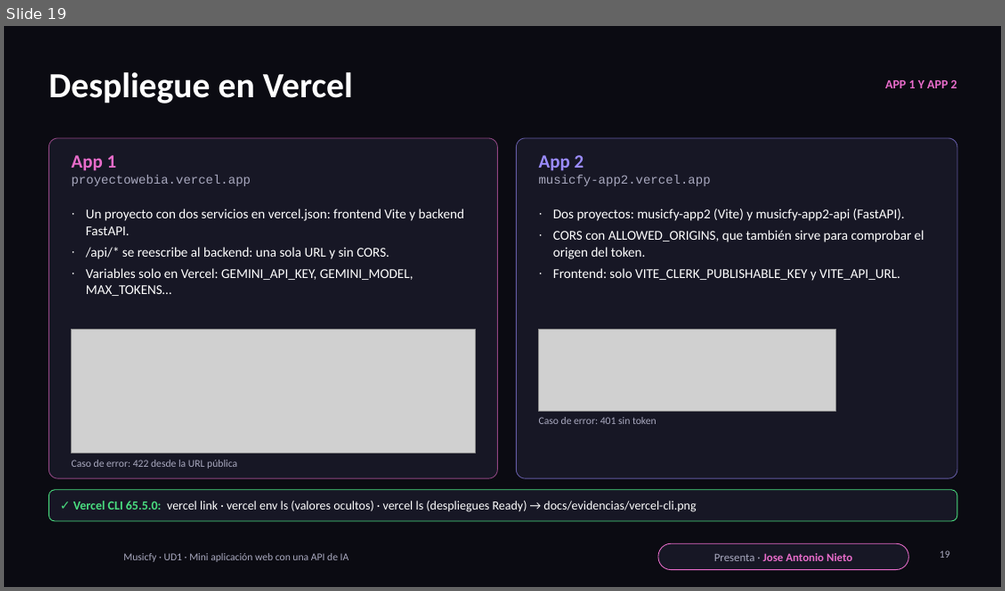
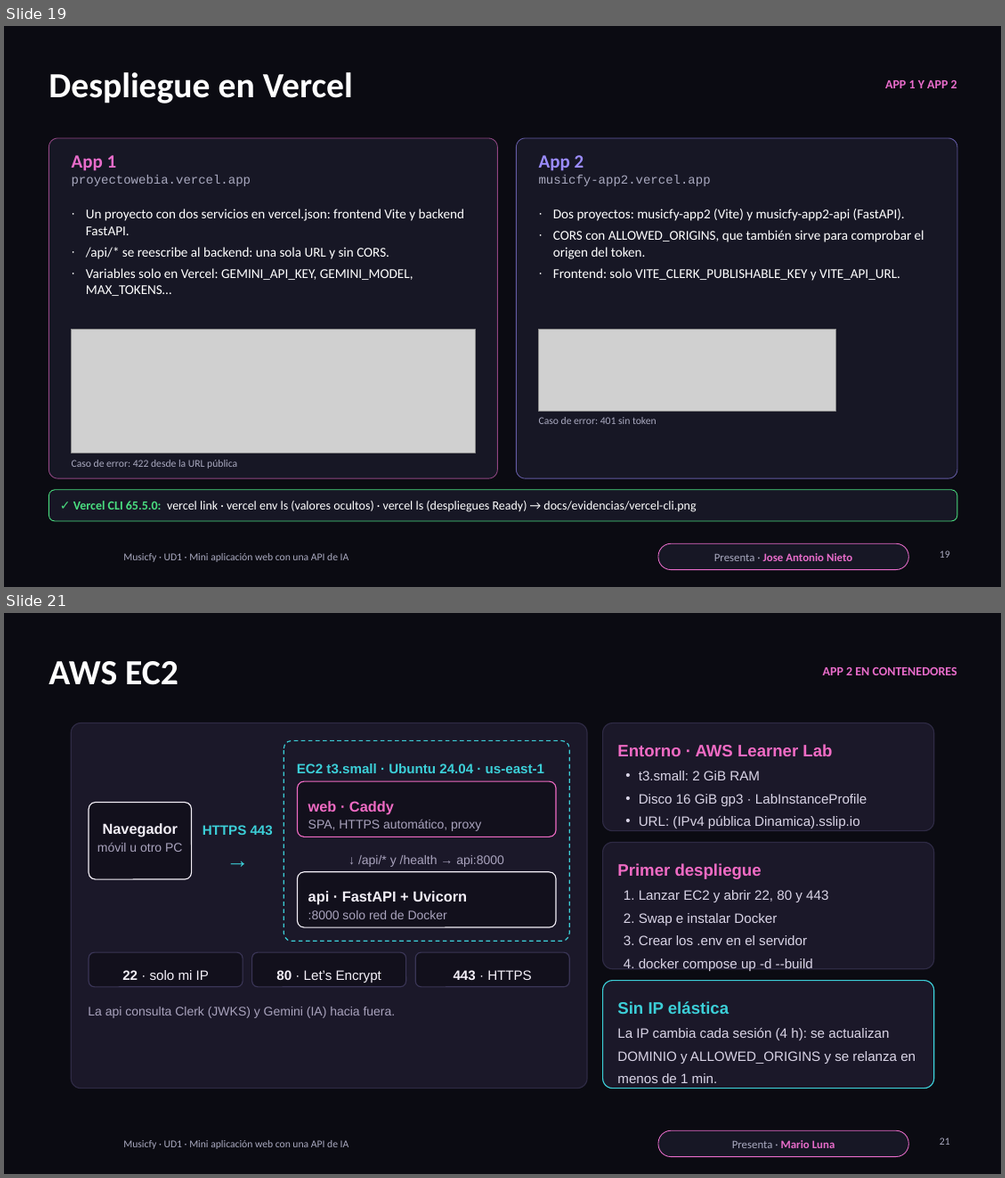
Before and after one commit to N13T4C0/ProyectoWebIA, a slide deck: presentacion/Musicfy-Presentacion.pptx. Shown one above the other, each under a label of ours: slide 19 before the commit, slides 19 and 21 after it; the slides between them are not shown. The pictures are 1005x591 and 1005x1178 pixels, drawn with LibreOffice and Linux fonts; fonts in the diff are those of the drawing; grey boxes stand for pictures; background and template pictures are left out. Boxes give left, top, right and bottom in pixels: in the first picture for what was removed or moved away, otherwise in the second. Text is boxed around its words. In the diff, an @@ line names an element or a change of style, - is before the commit and + after.

Commit message:
docs: actualizar especificaciones de instancia en despliegue de AWS y corregir detalles en el proceso de desarrollo

```diff
--- a/presentacion/Musicfy-Presentacion.pptx
+++ b/presentacion/Musicfy-Presentacion.pptx
@@ slide 21 added at bbox=[4, 613, 1001, 1174], background #0B0B12; not listed: 1 template element that a slide beside it also shows @@
@@ title added at bbox=[48, 661, 178, 685], 34 pt, text #FFFFFF, bold @@
+AWS EC2
@@ text added at bbox=[823, 667, 957, 675], 12 pt, text #E86CCA, bold @@
+APP 2 EN CONTENEDORES
@@ rounded rectangle added at bbox=[72, 723, 587, 1088], fill #1B1829, outline #2E2A44 1 pt @@
@@ rounded rectangle added at bbox=[283, 741, 569, 941], outline #3CCFD8 1 pt dashed @@
@@ rounded rectangle added at bbox=[603, 723, 934, 831], fill #1B1829, outline #2E2A44 1 pt @@
@@ text added at bbox=[617, 744, 832, 756], 16 pt, text #F06BC4, bold @@
+Entorno · AWS Learner Lab
@@ text added at bbox=[297, 763, 544, 773], 13 pt, text #3CCFD8, bold @@
+EC2 t3.small · Ubuntu 24.04 · us-east-1
@@ text added at bbox=[639, 771, 860, 828], 13 pt, text #D9D4E6 @@
+• t3.small: 2 GiB RAM
+• Disco 16 GiB gp3 · LabInstanceProfile
+• URL: (IPv4 pública Dinamica).sslip.io
@@ rounded rectangle added at bbox=[297, 781, 556, 836], fill #12101C, outline #F06BC4 1 pt @@
@@ rounded rectangle added at bbox=[89, 803, 192, 879], fill #12101C, outline #F3EFF7 1 pt @@
@@ text added at bbox=[103, 823, 178, 837], 14 pt, text #F3EFF7, bold @@
+Navegador
@@ text added at bbox=[202, 825, 273, 835], 13 pt, text #3CCFD8, bold @@
+HTTPS 443
@@ text added at bbox=[308, 801, 394, 814], 14 pt, text #F06BC4, bold @@
+web · Caddy
@@ text added at bbox=[308, 819, 481, 831], 12 pt, text #A9A3BD @@
+SPA, HTTPS automático, proxy
@@ text added at bbox=[97, 842, 182, 852], 12 pt, text #A9A3BD @@
+móvil u otro PC
@@ text added at bbox=[224, 835, 251, 868], 22 pt, text #3CCFD8 @@
+→
@@ rounded rectangle added at bbox=[603, 842, 934, 968], fill #1B1829, outline #2E2A44 1 pt @@
@@ rounded rectangle added at bbox=[297, 872, 556, 927], fill #12101C, outline #F3EFF7 1 pt @@
@@ text added at bbox=[358, 855, 504, 867], 12 pt, text #A9A3BD @@
+↓ /api/* y /health → api:8000
@@ text added at bbox=[617, 863, 761, 879], 16 pt, text #F06BC4, bold @@
+Primer despliegue
@@ text added at bbox=[308, 891, 467, 905], 14 pt, text #F3EFF7, bold @@
+api · FastAPI + Uvicorn
@@ text added at bbox=[639, 890, 828, 971], 13 pt, text #D9D4E6 @@
+1. Lanzar EC2 y abrir 22, 80 y 443
+2. Swap e instalar Docker
+3. Crear los .env en el servidor
+4. docker compose up -d --build
@@ text added at bbox=[308, 910, 447, 919], 12 pt, text #A9A3BD @@
+:8000 solo red de Docker
@@ rounded rectangle added at bbox=[89, 952, 243, 987], fill #12101C, outline #3A3556 1 pt, 13 pt, text #F3EFF7 @@
+22 · solo mi IP
@@ rounded rectangle added at bbox=[252, 952, 406, 987], fill #12101C, outline #3A3556 1 pt, 13 pt, text #F3EFF7 @@
+80 · Let’s Encrypt
@@ rounded rectangle added at bbox=[415, 952, 569, 987], fill #12101C, outline #3A3556 1 pt, 13 pt, text #F3EFF7 @@
+443 · HTTPS
@@ rounded rectangle added at bbox=[603, 981, 934, 1088], fill #1B1829, outline #3CCFD8 1 pt @@
@@ text added at bbox=[88, 1006, 396, 1018], 12 pt, text #A9A3BD @@
+La api consulta Clerk (JWKS) y Gemini (IA) hacia fuera.
@@ text added at bbox=[617, 1001, 728, 1013], 16 pt, text #3CCFD8, bold @@
+Sin IP elástica
@@ text added at bbox=[617, 1028, 915, 1083], 13 pt, text #D9D4E6 @@
+La IP cambia cada sesión (4 h): se actualizan DOMINIO y ALLOWED_ORIGINS y se relanza en menos de 1 min.
@@ rounded rectangle added at bbox=[658, 1130, 909, 1157], fill #171725, outline #E86CCA 0.75 pt @@
@@ text added at bbox=[732, 1140, 835, 1148], 11 pt, text #A9A9BF @@
+Presenta · Mario Luna
@@ page number added at bbox=[939, 1137, 950, 1144], 10 pt, text #A9A9BF @@
+21
```
Also in this commit, not shown: 3 slides changed, 1 other slide added, 1 slide removed, 2 other files.
